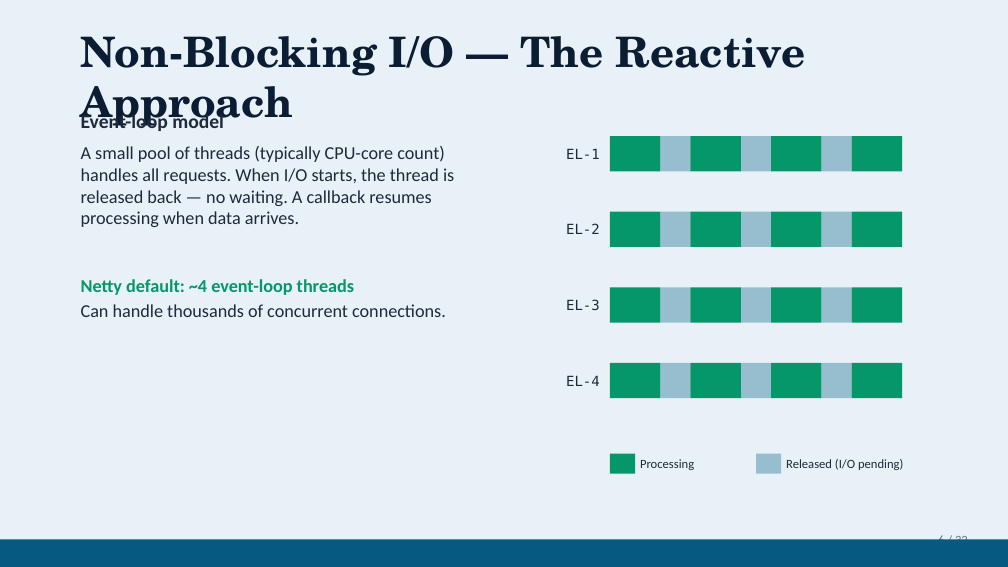
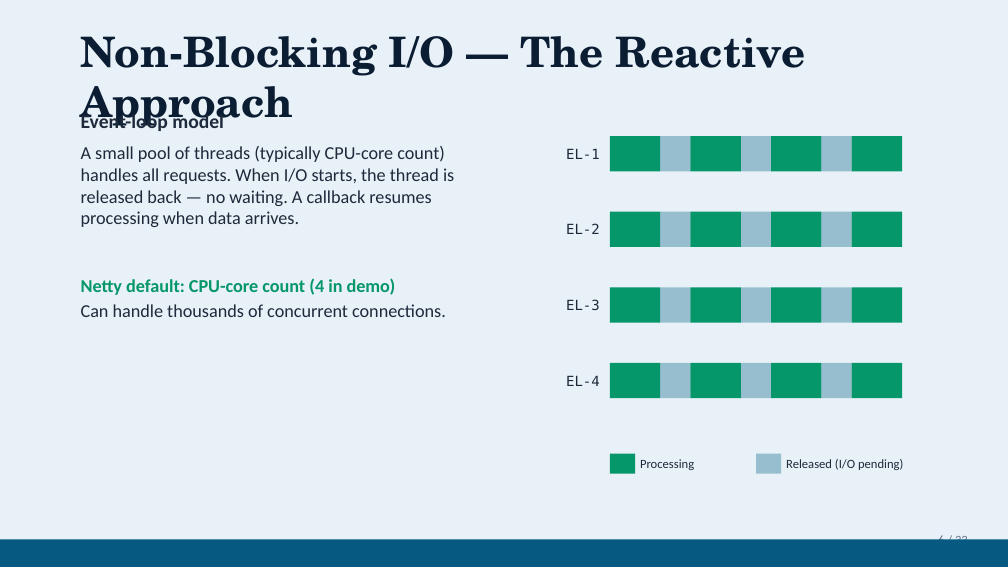
Before and after one commit to gitkoyot/reactor-presentation, a slide deck: slide 6 of WebFlux-Reactive-vs-Blocking.pptx. Drawn at 1008x567 pixels with LibreOffice and Linux fonts; fonts in the diff are those of the drawing. Boxes give left, top, right and bottom in pixels: in the first picture for what was removed or moved away, otherwise in the second. Text is boxed around its words. In the diff, an @@ line names an element or a change of style, - is before the commit and + after.

```diff
--- a/WebFlux-Reactive-vs-Blocking.pptx
+++ b/WebFlux-Reactive-vs-Blocking.pptx
@@ text at (81,278,396,295): text changed @@
-Netty default: ~4 event-loop threads
+Netty default: CPU-core count (4 in demo)
```
Also in this commit, not shown: 30 other slides changed, 1 slide added, 1 other file.
